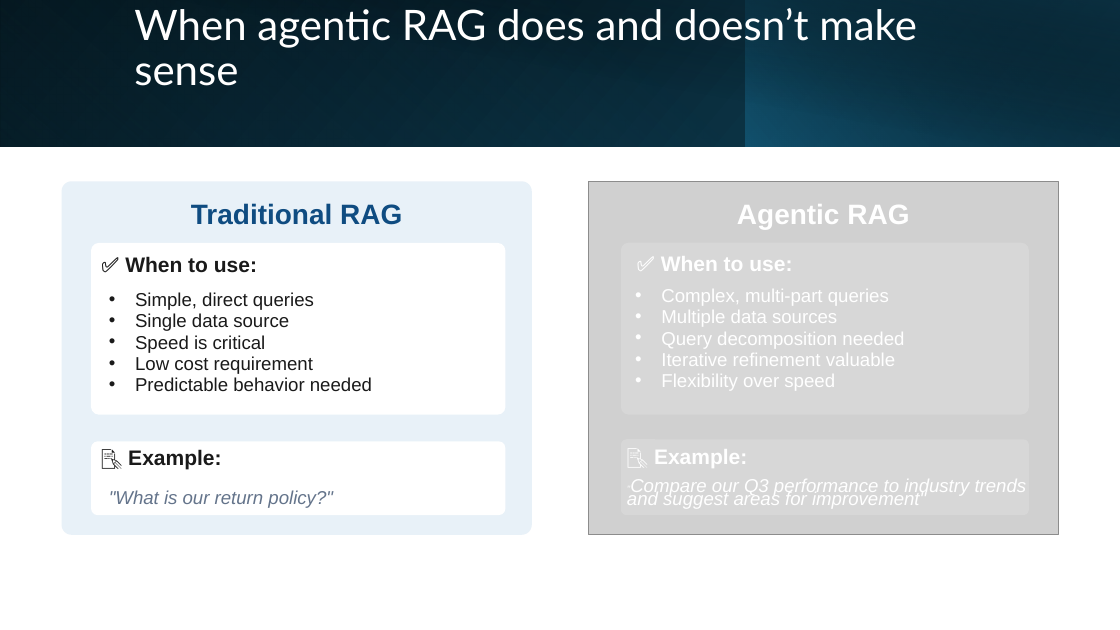
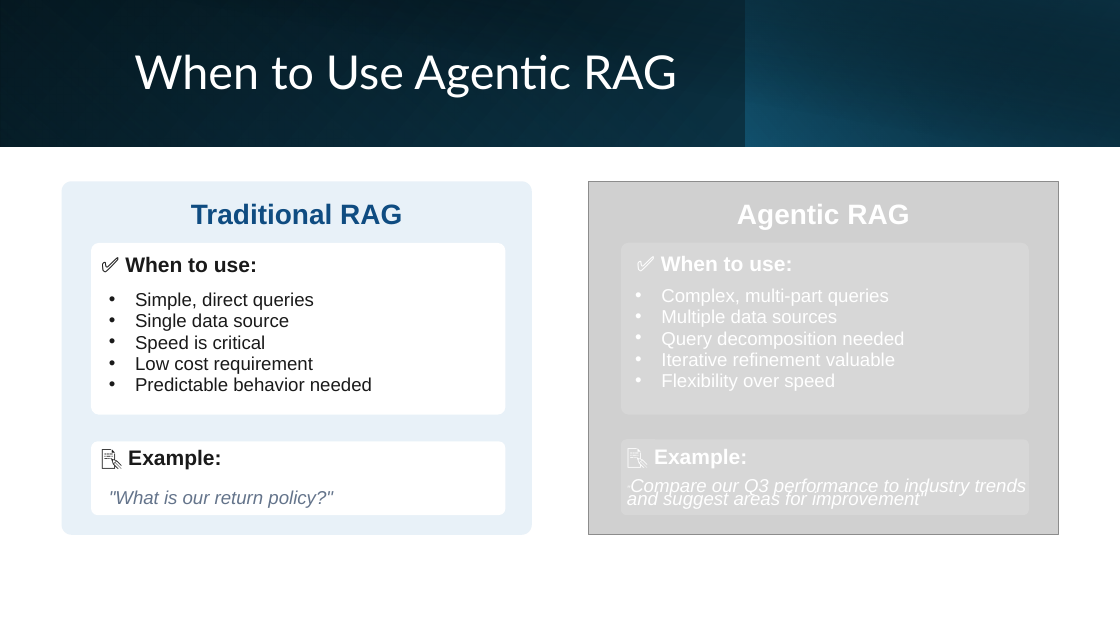
Before and after one commit to DivyaPrakash04/Support-ticket-AI-agent-framework-microsoft-dev-day-Jan2026, a slide deck: slide 10 of labs/assets/AgenticRAG.pptx. Drawn at 1120x630 pixels with LibreOffice and Linux fonts; fonts in the diff are those of the drawing; grey boxes stand for pictures. Boxes give left, top, right and bottom in pixels: in the first picture for what was removed or moved away, otherwise in the second. Text is boxed around its words. In the diff, an @@ line names an element or a change of style, - is before the commit and + after.

```diff
--- a/labs/assets/AgenticRAG.pptx
+++ b/labs/assets/AgenticRAG.pptx
@@ title at [134,54,677,98]: text changed; size 36 to 40 pt @@
-When agentic RAG does and doesn’t make sense
+When to Use Agentic RAG
```
Also in this commit, not shown: 4 other slides changed, 1 other file.
